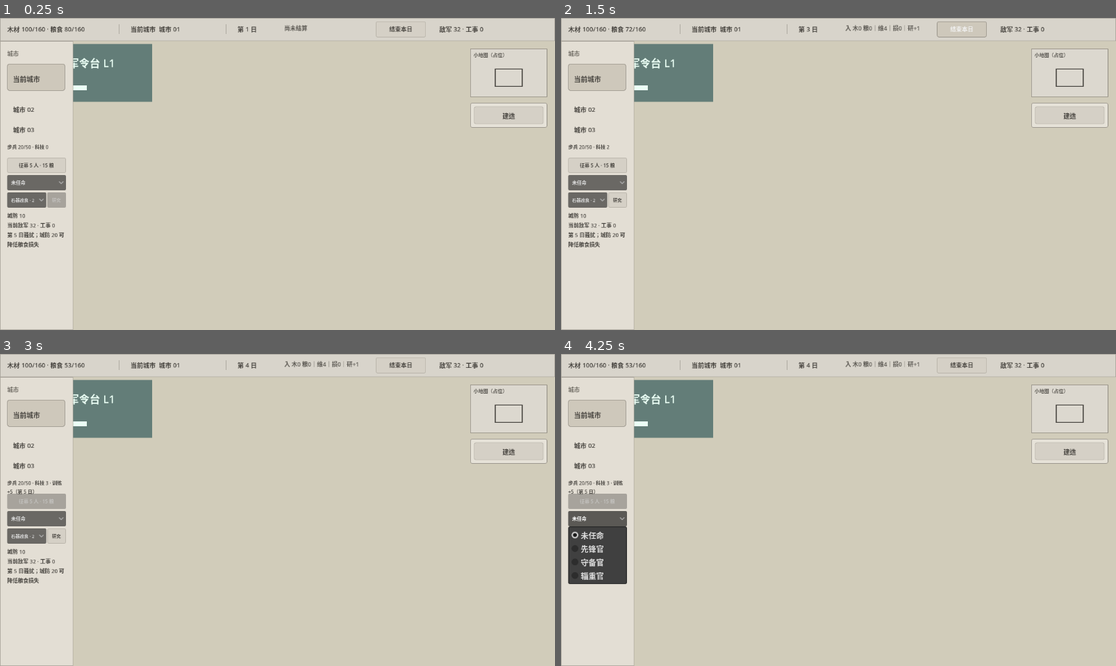
Above: before the commit, frames 1-4 (two rows, left to right).
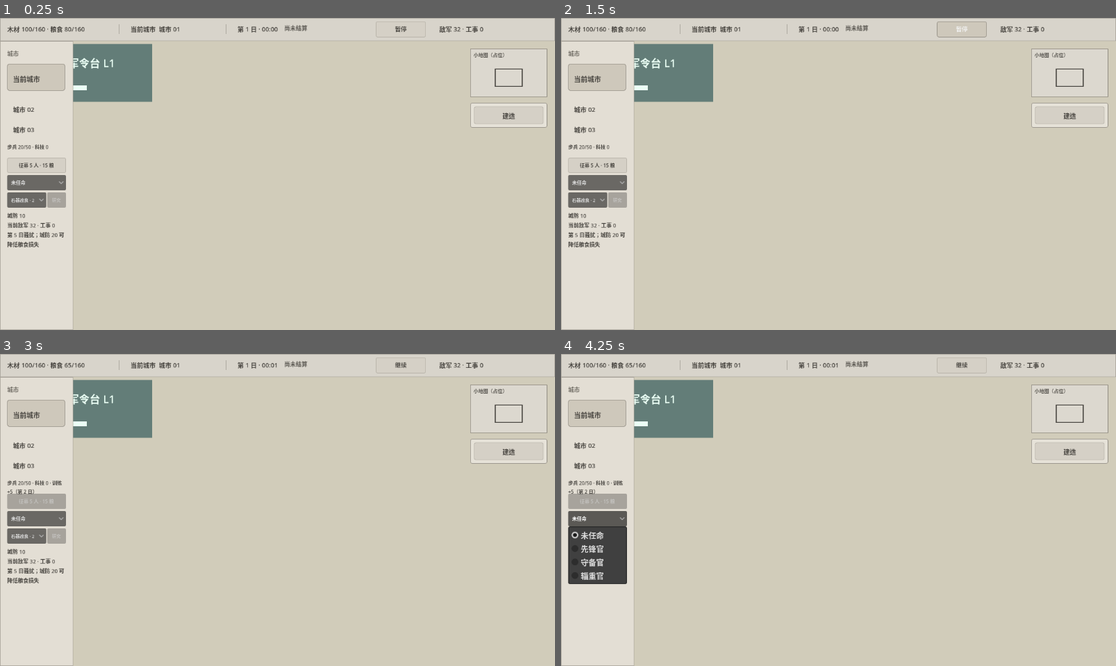
Above: after the commit, the same moments.

Repository: dodabojcuk-sys/Peace-Under-Heaven
Game: Godot game, scene res://scenes/blank_map.tscn
Same seed, same stepped clock (60 frames per second), same inputs: the game is played once before the commit and once after it.
Inputs (mouse positions are in pixels of both pictures, inside the frame that each line leads up to):
- Up to frame 1 (0.25 s): no input
- Up to frame 2 (1.5 s): click (960, 30) at 0.5 s, where only the run before the commit has a clickable "结束本日"; click (960, 30) at 1.25 s, where only the run after the commit has a clickable "继续"
- Up to frame 3 (3 s): click (399, 366) at 2 s, where only the run after the commit has a clickable "暂停"; click "征募 5 人 · 15 粮" at 2.75 s
- Up to frame 4 (4.25 s): click "未任命" at 3.5 s

The runs differ from the first frame. In frame 1, less than 0.1% of the frame differs, in the area x 46-75%, y 2-5%; in frame 2, 0.3%; in frame 3, 0.4%, in the area x 4-75%, y 2-61%; in frame 4, 0.2%.

Commit message:
feat: automate city time with pause control

Diff:
--- a/scenes/blank_map.tscn
+++ b/scenes/blank_map.tscn
@@ -493,7 +493,7 @@
 theme_override_font_sizes/font_size = 12
 text = "尚未结算"
 
-[node name="EndDayButton" type="Button" parent="UI/Shell/TopStatusBar"]
+[node name="PauseButton" type="Button" parent="UI/Shell/TopStatusBar"]
 layout_mode = 0
 offset_left = 780.0
 offset_top = 7.0
@@ -506,7 +506,7 @@
 theme_override_styles/normal = SubResource("StyleBoxFlat_disabled_action")
 theme_override_styles/hover = SubResource("StyleBoxFlat_current_city")
 theme_override_styles/pressed = SubResource("StyleBoxFlat_current_city")
-text = "结束本日"
+text = "暂停"
 
 [node name="AlertSummary" type="Label" parent="UI/Shell/TopStatusBar"]
 layout_mode = 0
--- a/scripts/construction_controller.gd
+++ b/scripts/construction_controller.gd
@@ -59,6 +59,7 @@
 const BASE_TRAINING_BATCH := 5
 const EMERGENCY_MOBILIZATION_FOOD_COST := 30
 const EMERGENCY_MOBILIZATION_INFANTRY := 5
+const SECONDS_PER_DAY := 60.0
 const BATTLE_PHASE_RESERVED := &"RESERVED"
 const BATTLE_PHASE_ACTIVE := &"ACTIVE"
 const BATTLE_PHASE_RESULT_PENDING := &"RESULT_PENDING"
@@ -146,7 +147,7 @@
 @onready var resource_summary: Label = $"../UI/Shell/TopStatusBar/ResourceSummary"
 @onready var time_summary: Label = $"../UI/Shell/TopStatusBar/TimeSummary"
 @onready var daily_report: Label = $"../UI/Shell/TopStatusBar/DailyReport"
-@onready var end_day_button: Button = $"../UI/Shell/TopStatusBar/EndDayButton"
+@onready var pause_button: Button = $"../UI/Shell/TopStatusBar/PauseButton"
 @onready var alert_summary: Label = $"../UI/Shell/TopStatusBar/AlertSummary"
 @onready var city_bar: Control = $"../UI/Shell/CityBar"
 @onready var army_status: Label = $"../UI/Shell/CityBar/ArmyStatus"
@@ -185,6 +186,8 @@
 var enemy_count := 32
 var enemy_fortification := 0
 var last_daily_report := "尚未结算"
+var city_time_paused := false
+var day_elapsed_seconds := 0.0
 var last_daily_breakdown := {
 	"maintenance_food": 0,
 	"maintenance_required": 0,
@@ -239,7 +242,7 @@
 		_on_definition_button_pressed.bind(WATCHTOWER_DEFINITION.definition_id)
 	)
 	close_construction_menu_button.pressed.connect(cancel_build_interaction)
-	end_day_button.pressed.connect(advance_day)
+	pause_button.pressed.connect(toggle_city_time_paused)
 	recruit_button.pressed.connect(queue_training)
 	general_option.item_selected.connect(_on_general_selected)
 	tech_option.item_selected.connect(_on_tech_selected)
@@ -253,6 +256,10 @@
 	_refresh_city_ui()
 
 
+func _process(delta: float) -> void:
+	advance_city_time(delta)
+
+
 func is_placing() -> bool:
 	return state == ConstructionState.PLACING
 
@@ -337,7 +344,7 @@
 	for ui_control in [
 		construction_entry_panel,
 		construction_menu,
-		end_day_button,
+		pause_button,
 	]:
 		if (
 			ui_control.is_visible_in_tree()
@@ -455,11 +462,71 @@
 	)
 
 
-func advance_day() -> bool:
+func advance_city_time(simulation_delta: float) -> int:
+	if (
+		simulation_delta <= 0.0
+		or city_time_paused
+		or current_day >= FIRST_MAP_THREAT_SCHEDULE.max_day
+	):
+		return 0
+
+	var remaining_seconds := simulation_delta
+	var advanced_days := 0
+	while (
+		remaining_seconds > 0.0
+		and current_day < FIRST_MAP_THREAT_SCHEDULE.max_day
+	):
+		var seconds_until_boundary := maxf(
+			SECONDS_PER_DAY - day_elapsed_seconds,
+			0.0
+		)
+		if remaining_seconds < seconds_until_boundary:
+			day_elapsed_seconds += remaining_seconds
+			remaining_seconds = 0.0
+			break
+
+		remaining_seconds -= seconds_until_boundary
+		day_elapsed_seconds = 0.0
+		if not _advance_day_boundary():
+			day_elapsed_seconds = SECONDS_PER_DAY
+			break
+		advanced_days += 1
+
+	_refresh_time_ui()
+	return advanced_days
+
+
+func advance_city_time_for_test(simulation_delta: float) -> int:
+	return advance_city_time(simulation_delta)
+
+
+func set_city_time_paused(paused: bool) -> void:
+	if city_time_paused == paused:
+		return
+	city_time_paused = paused
+	_refresh_time_ui()
+	city_state_changed.emit()
+
+
+func toggle_city_time_paused() -> void:
+	set_city_time_paused(not city_time_paused)
+
+
+func is_city_time_paused() -> bool:
+	return city_time_paused
+
+
+func get_day_progress_ratio() -> float:
+	if current_day >= FIRST_MAP_THREAT_SCHEDULE.max_day:
+		return 1.0
+	return clampf(day_elapsed_seconds / SECONDS_PER_DAY, 0.0, 1.0)
+
+
+func _advance_day_boundary() -> bool:
 	if is_city_action_locked_for_battle():
 		return false
 	if current_day >= FIRST_MAP_THREAT_SCHEDULE.max_day:
-		last_daily_report = "已到第 12 日：不能继续结束本日"
+		last_daily_report = "已到第 12 日：最终战备"
 		_refresh_city_ui()
 		return false
 	current_day += 1
@@ -574,7 +641,10 @@
 		"first_clear_keys": _first_clear_keys.keys(),
 		"last_battle_result_summary": _last_battle_result_summary.duplicate(true),
 		"checkpoint_available": not _readiness_checkpoint.is_empty(),
-		"can_advance_day": current_day < FIRST_MAP_THREAT_SCHEDULE.max_day,
+		"city_time_paused": city_time_paused,
+		"day_elapsed_seconds": day_elapsed_seconds,
+		"day_progress_ratio": get_day_progress_ratio(),
+		"seconds_per_day": SECONDS_PER_DAY,
 		"last_daily_report": last_daily_report,
 		"last_daily_breakdown": last_daily_breakdown.duplicate(true),
 	}
@@ -1027,6 +1097,9 @@
 	emergency_mobilization_used = bool(
 		_readiness_checkpoint.emergency_mobilization_used
 	)
+	day_elapsed_seconds = float(
+		_readiness_checkpoint.get("day_elapsed_seconds", 0.0)
+	)
 	for placement in _readiness_checkpoint.placements:
 		var placement_id := place_definition_at_cell(
 			StringName(placement.definition_id),
@@ -1064,6 +1137,7 @@
 	researched_tech_ids.clear()
 	supply_shortage = false
 	emergency_mobilization_used = false
+	day_elapsed_seconds = 0.0
 	_readiness_checkpoint = {}
 	last_daily_breakdown = {
 		"maintenance_food": 0,
@@ -1180,6 +1254,7 @@
 		"researched_tech_ids": researched_tech_ids.duplicate(),
 		"supply_shortage": supply_shortage,
 		"emergency_mobilization_used": emergency_mobilization_used,
+		"day_elapsed_seconds": day_elapsed_seconds,
 		"placements": placements,
 	}
 
@@ -1890,7 +1965,7 @@
 		food,
 		get_resource_capacity(&"food"),
 	]
-	time_summary.text = "第 %d 日" % current_day
+	_refresh_time_ui()
 	daily_report.text = last_daily_report
 	var threat_state := get_threat_state()
 	alert_summary.text = "敌军 %d · 工事 %d" % [
@@ -1941,9 +2016,6 @@
 		research_button.disabled = not can_research_tech(
 			selected_tech_id
 		)
-	end_day_button.disabled = (
-		current_day >= FIRST_MAP_THREAT_SCHEDULE.max_day
-	)
 	emergency_mobilization_button.visible = (
 		current_day >= FIRST_MAP_THREAT_SCHEDULE.max_day
 	)
@@ -1958,6 +2030,19 @@
 	restart_map_button.visible = (
 		current_day >= FIRST_MAP_THREAT_SCHEDULE.max_day
 	)
+
+
+func _refresh_time_ui() -> void:
+	if current_day >= FIRST_MAP_THREAT_SCHEDULE.max_day:
+		time_summary.text = "第 %d 日 · 最终战备" % current_day
+	else:
+		var elapsed_seconds := floori(day_elapsed_seconds)
+		time_summary.text = "第 %d 日 · %02d:%02d" % [
+			current_day,
+			elapsed_seconds / 60,
+			elapsed_seconds % 60,
+		]
+	pause_button.text = "继续" if city_time_paused else "暂停"
 
 
 func _enforce_resource_capacity() -> void:
